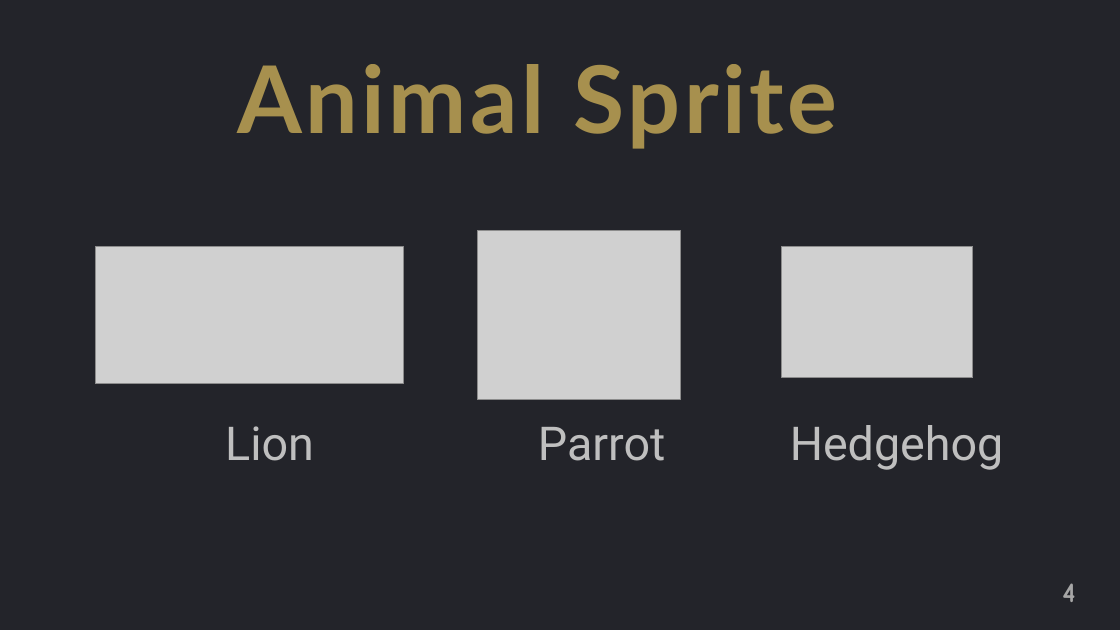
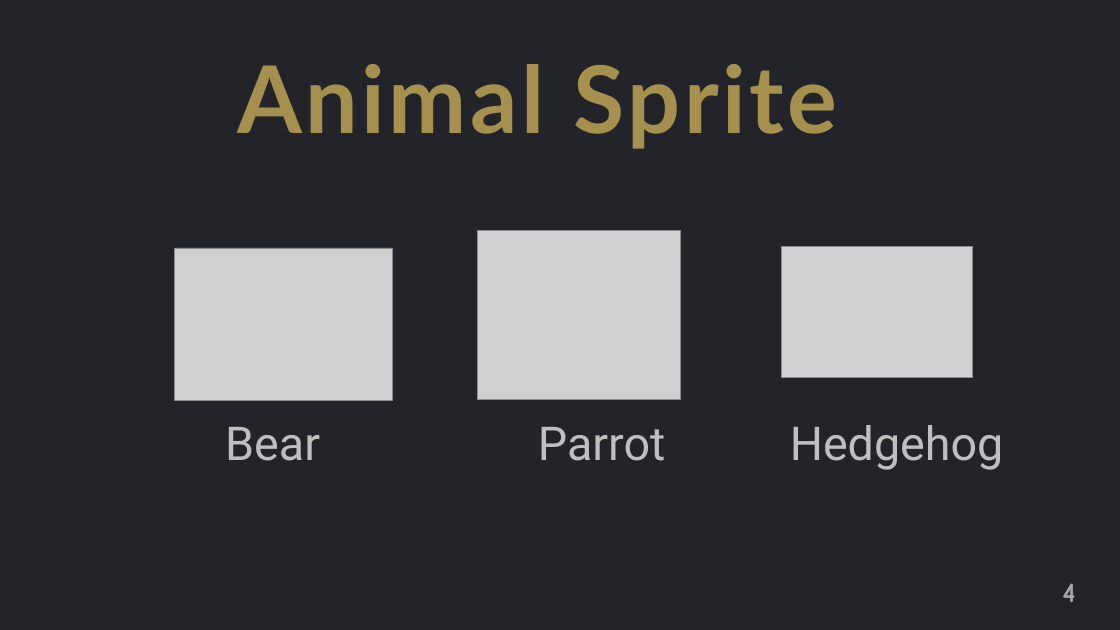
Before and after one commit to jguo108/My-Programming-Courses, a slide deck: slide 4 of Scratch for Newbies/Level1/Lesson 3 - Catch the School Bus/Notes/Notes.pptx. Drawn at 1120x630 pixels with LibreOffice and Linux fonts; fonts in the diff are those of the drawing; grey boxes stand for pictures. Boxes give left, top, right and bottom in pixels: in the first picture for what was removed or moved away, otherwise in the second. Text is boxed around its words. In the diff, an @@ line names an element or a change of style, - is before the commit and + after.

```diff
--- a/Scratch for Newbies/Level1/Lesson 3 - Catch the School Bus/Notes/Notes.pptx
+++ b/Scratch for Newbies/Level1/Lesson 3 - Catch the School Bus/Notes/Notes.pptx
@@ picture: place and size @@
-picture at (95,246,403,384)
+picture at (175,248,393,400)
@@ text at (225,427,320,461): text changed @@
-Lion
+Bear
```
Also in this commit, not shown: 3 other slides changed, 7 slides added, 16 other files.
